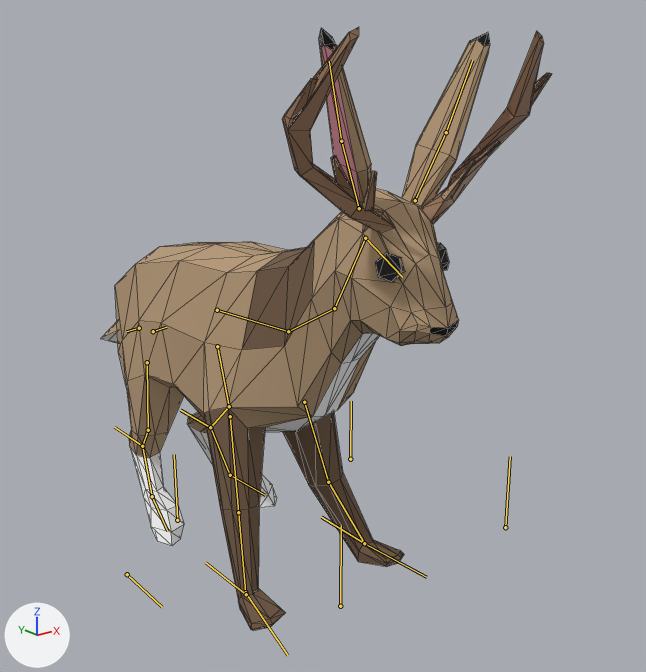
The glTF model Combat/Enemies/Jackalope/jackalope.glb as it was, and as the next commit left it.
Rendered twice from a camera (50 mm lens) standing at (-0.432, -0.94, 0.633) and looking at (0.217, -0.13, 0.309). The lights are fixed; the arrows at lower left show +X, +Y and +Z. Both versions are drawn at frame 9 of the action 'Dodge'; the numbers are the values there. The bones that bend it are drawn over the model as lines. Mesh edges are drawn as thin lines.
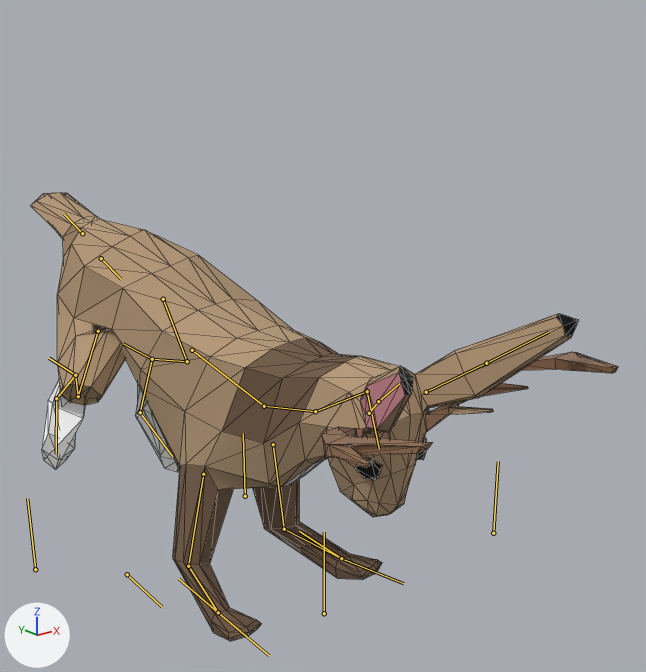
Pixel boxes (x1, y1, x2, y2) of what changed, in the pictures (646 x 672 px):
'Cube.001', posed (30% wider, 26% shorter): before (101, 27, 552, 631); after (31, 193, 618, 641)
'Circle.001', posed (10% taller): before (375, 243, 449, 282); after (355, 437, 426, 480)
bone 'hip', root to tip: before (153, 331) to (166, 327); after (101, 258) to (121, 279)
bone 'chest', root to tip: before (217, 310) to (288, 331); after (192, 350) to (264, 406)
bone 'neck1', root to tip: before (288, 331) to (334, 308); after (264, 406) to (315, 411)
bone 'neck2', root to tip: before (334, 308) to (365, 238); after (315, 411) to (367, 391)
bone 'head', root to tip: before (365, 238) to (402, 277); after (367, 391) to (379, 448)
bone 'upper_arm.L', root to tip: before (304, 402) to (328, 482); after (273, 444) to (284, 529)
bone 'lower_arm.L', root to tip: before (328, 482) to (364, 543); after (284, 529) to (341, 558)
bone 'hand.L', root to tip: before (364, 543) to (426, 577); after (341, 558) to (403, 583)
bone 'upper_arm.R', root to tip: before (230, 416) to (238, 512); after (203, 474) to (188, 566)
bone 'lower_arm.R', root to tip: before (238, 512) to (245, 592); after (188, 566) to (218, 612)
bone 'hand.R', root to tip: before (245, 592) to (287, 655); after (218, 612) to (269, 655)
bone 'upper_leg.L', root to tip: before (217, 346) to (229, 406); after (163, 299) to (187, 361)
bone 'middle_leg.L', root to tip: before (229, 406) to (210, 427); after (187, 361) to (152, 359)
bone 'lower_leg.L', root to tip: before (210, 427) to (230, 475); after (152, 359) to (140, 412)
bone 'foot.L', root to tip: before (230, 475) to (265, 495); after (140, 412) to (172, 456)
bone 'upper_leg.R', root to tip: before (147, 362) to (148, 430); after (98, 331) to (78, 396)
bone 'middle_leg.R', root to tip: before (148, 430) to (142, 446); after (78, 396) to (75, 375)
bone 'lower_leg.R', root to tip: before (142, 446) to (152, 496); after (75, 375) to (56, 398)
bone 'foot.R', root to tip: before (152, 496) to (167, 531); after (56, 398) to (56, 454)

What changed in the scene script:
```text
Change bone_hip:
    where bone_hip = bpy.data.objects['Armature'].pose.bones['hip']  # child of 'root'
    bone_hip.location: (0.169, 0.013, -0.008) -> (0.096, 0.058, -0.12)
    bone_hip.rotation_quaternion: (1.0, 0.0, 0.0, 0.0) -> (0.882, 0.455, 0.094, -0.081)  # degrees (0, 0, 0) -> degrees (54, 14, -3)
Change bone_chest:
    where bone_chest = bpy.data.objects['Armature'].pose.bones['chest']  # child of 'hip'
    bone_chest.rotation_quaternion: (0.992, 0.121, -0.041, -0.017) -> (0.975, -0.207, -0.053, 0.065)  # degrees (14, -4, -3) -> degrees (-24, -4, 9)
Change bone_neck1:
    where bone_neck1 = bpy.data.objects['Armature'].pose.bones['neck1']  # child of 'chest'
    bone_neck1.rotation_quaternion: (0.999, -0.001, 0.037, 0.024) -> (1.0, 0.0, 0.0, 0.0)  # degrees (0, 4, 3) -> degrees (0, 0, 0)
Change bone_neck2:
    where bone_neck2 = bpy.data.objects['Armature'].pose.bones['neck2']  # child of 'neck1'
    bone_neck2.rotation_quaternion: (1.0, 0.0, 0.0, 0.0) -> (0.993, 0.12, 0.002, 0.01)  # degrees (0, 0, 0) -> degrees (14, 0, 1)
Change bone_head:
    where bone_head = bpy.data.objects['Armature'].pose.bones['head']  # child of 'neck2'
    bone_head.rotation_quaternion: (1.0, 0.0, 0.0, 0.0) -> (0.99, 0.132, 0.047, 0.022)  # degrees (0, 0, 0) -> degrees (15, 5, 3)
Change bone_upper_arm_l:
    where bone_upper_arm_l = bpy.data.objects['Armature'].pose.bones['upper_arm.L']  # child of 'chest'
    bone_upper_arm_l.rotation_quaternion: (0.958, -0.218, -0.156, -0.101) -> (0.917, -0.368, -0.099, 0.12)  # degrees (-24, -20, -8) -> degrees (-45, -5, 17)
Change bone_lower_arm_l:
    where bone_lower_arm_l = bpy.data.objects['Armature'].pose.bones['lower_arm.L']  # child of 'upper_arm.L'
    bone_lower_arm_l.rotation_quaternion: (0.99, -0.14, 0.0, 0.0) -> (0.84, -0.542, 0.0, 0.0)  # degrees (-16, 0, 0) -> degrees (-66, 0, 0)
Change bone_hand_l:
    where bone_hand_l = bpy.data.objects['Armature'].pose.bones['hand.L']  # child of 'lower_arm.L'
    bone_hand_l.rotation_quaternion: (0.981, 0.112, -0.158, 0.024) -> (0.892, 0.449, 0.03, 0.048)  # degrees (13, -18, 1) -> degrees (53, 1, 7)
Change bone_upper_arm_r:
    where bone_upper_arm_r = bpy.data.objects['Armature'].pose.bones['upper_arm.R']  # child of 'chest'
    bone_upper_arm_r.rotation_quaternion: (0.966, -0.252, 0.055, 0.014) -> (0.916, -0.336, 0.121, 0.185)  # degrees (-29, 7, 0) -> degrees (-37, 20, 16)
Change bone_lower_arm_r:
    where bone_lower_arm_r = bpy.data.objects['Armature'].pose.bones['lower_arm.R']  # child of 'upper_arm.R'
    bone_lower_arm_r.rotation_quaternion: (1.0, 0.012, 0.0, 0.0) -> (0.835, -0.55, 0.0, 0.0)  # degrees (1, 0, 0) -> degrees (-67, 0, 0)
Change bone_hand_r:
    where bone_hand_r = bpy.data.objects['Armature'].pose.bones['hand.R']  # child of 'lower_arm.R'
    bone_hand_r.rotation_quaternion: (0.99, 0.093, 0.096, -0.032) -> (0.874, 0.457, 0.165, -0.027)  # degrees (10, 11, -3) -> degrees (56, 18, 6)
Change bone_upper_leg_l:
    where bone_upper_leg_l = bpy.data.objects['Armature'].pose.bones['upper_leg.L']  # child of 'hip'
    bone_upper_leg_l.rotation_quaternion: (0.952, -0.109, -0.278, -0.061) -> (0.585, -0.724, -0.094, 0.354)  # degrees (-12, -33, -4) -> degrees (-94, 24, 37)
Change bone_middle_leg_l:
    where bone_middle_leg_l = bpy.data.objects['Armature'].pose.bones['middle_leg.L']  # child of 'upper_leg.L'
    bone_middle_leg_l.rotation_quaternion: (0.97, 0.242, 0.0, 0.0) -> (0.611, 0.792, 0.0, 0.0)  # degrees (28, 0, 0) -> degrees (105, 0, 0)
Change bone_lower_leg_l:
    where bone_lower_leg_l = bpy.data.objects['Armature'].pose.bones['lower_leg.L']  # child of 'middle_leg.L'
    bone_lower_leg_l.rotation_quaternion: (0.977, 0.051, 0.126, 0.162) -> (0.998, -0.058, 0.0, 0.0)  # degrees (8, 13, 20) -> degrees (-7, 0, 0)
Change bone_foot_l:
    where bone_foot_l = bpy.data.objects['Armature'].pose.bones['foot.L']  # child of 'lower_leg.L'
    bone_foot_l.rotation_quaternion: (0.985, -0.169, 0.028, 0.004) -> (0.977, -0.086, 0.156, -0.115)  # degrees (-19, 3, 0) -> degrees (-12, 17, -15)
Change bone_upper_leg_r:
    where bone_upper_leg_r = bpy.data.objects['Armature'].pose.bones['upper_leg.R']  # child of 'hip'
    bone_upper_leg_r.rotation_quaternion: (0.987, -0.091, 0.134, 0.005) -> (0.585, -0.696, 0.274, 0.313)  # degrees (-11, 15, -1) -> degrees (-100, 49, -1)
Change bone_middle_leg_r:
    where bone_middle_leg_r = bpy.data.objects['Armature'].pose.bones['middle_leg.R']  # child of 'upper_leg.R'
    bone_middle_leg_r.rotation_quaternion: (0.972, 0.233, 0.0, 0.0) -> (0.449, 0.893, 0.0, 0.0)  # degrees (27, 0, 0) -> degrees (127, 0, 0)
Change bone_lower_leg_r:
    where bone_lower_leg_r = bpy.data.objects['Armature'].pose.bones['lower_leg.R']  # child of 'middle_leg.R'
    bone_lower_leg_r.rotation_quaternion: (0.995, -0.1, 0.0, 0.0) -> (0.968, 0.158, -0.171, -0.091)  # degrees (-12, 0, 0) -> degrees (21, -18, -14)
Change bone_foot_r:
    where bone_foot_r = bpy.data.objects['Armature'].pose.bones['foot.R']  # child of 'lower_leg.R'
    bone_foot_r.rotation_quaternion: (0.996, 0.029, -0.079, -0.022) -> (0.963, -0.27, 0.0, 0.0)  # degrees (4, -9, -3) -> degrees (-31, 0, 0)
```
